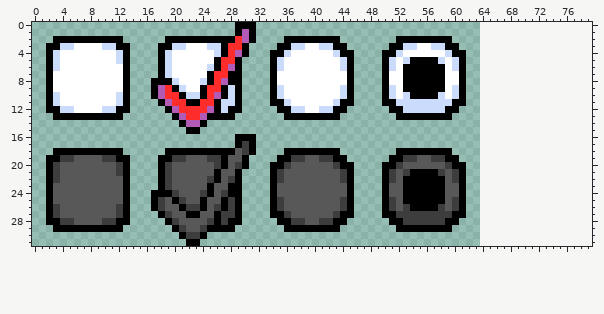
A sprite sheet gets an edit: Sprites/Editor/Theme.png. The picture above was drawn from the file before the commit.
The file is 64x32 pixels. The old version is drawn lined up with the new one, on the new canvas.
The result:
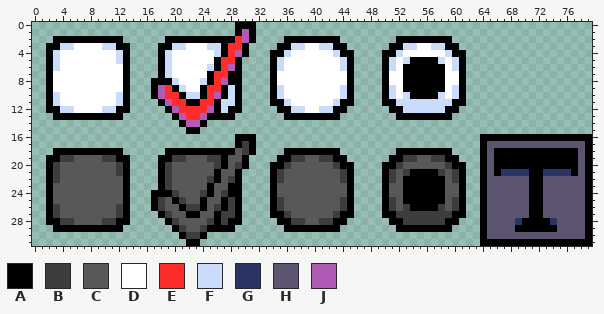
Palette (. is transparent): A #000000  B #3d3d3d  C #585858  D #ffffff  E #ff2c2c  F #cbdbfc  G #2a3566  H #5d546f  J #b15ab6
What changed:
canvas 64x32 -> 80x32
Changed rows in their new state; - is an unchanged pixel.
first column x 64:
16 AAAAAAAAAAAAAAAA
17 AHHHHHHHHHHHHHHA
18 AHAAAAAAAAAAAAHA
19 AHAAAAAAAAAAAAHA
20 AHAAAAAAAAAAAAHA
21 AHAGGGGAAGGGGAHA
22 AHHHHHHAAHHHHHHA
23 AHHHHHHAAHHHHHHA
24 AHHHHHHAAHHHHHHA
25 AHHHHHHAAHHHHHHA
26 AHHHHHHAAHHHHHHA
27 AHHHHHHAAHHHHHHA
28 AHHHHGAAAAGHHHHA
29 AHHHHAAAAAAHHHHA
30 AHHHHHHHHHHHHHHA
31 AAAAAAAAAAAAAAAA
Changed places in both pictures, as pixel boxes (x1, y1, x2, y2):
added: (480, 134, 592, 246)
